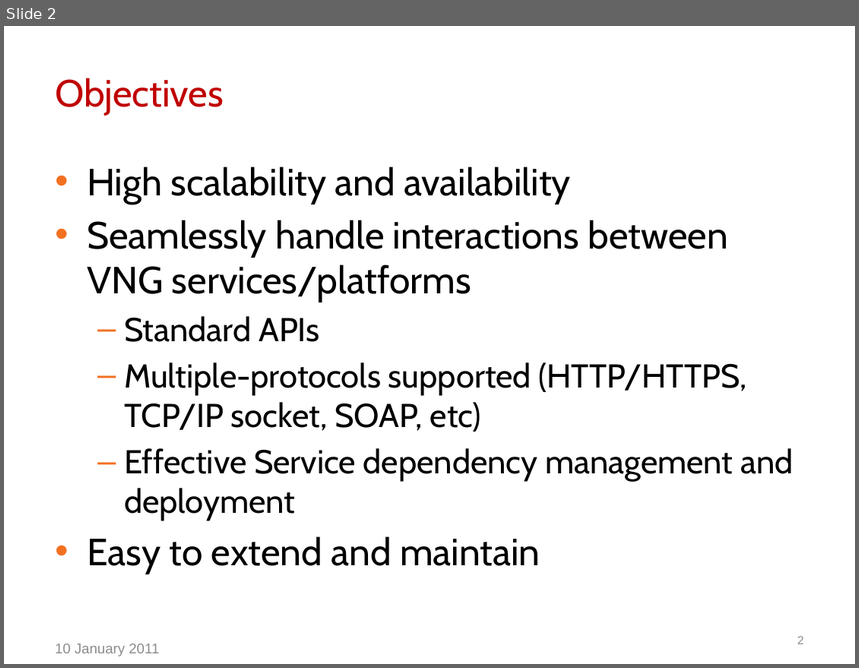
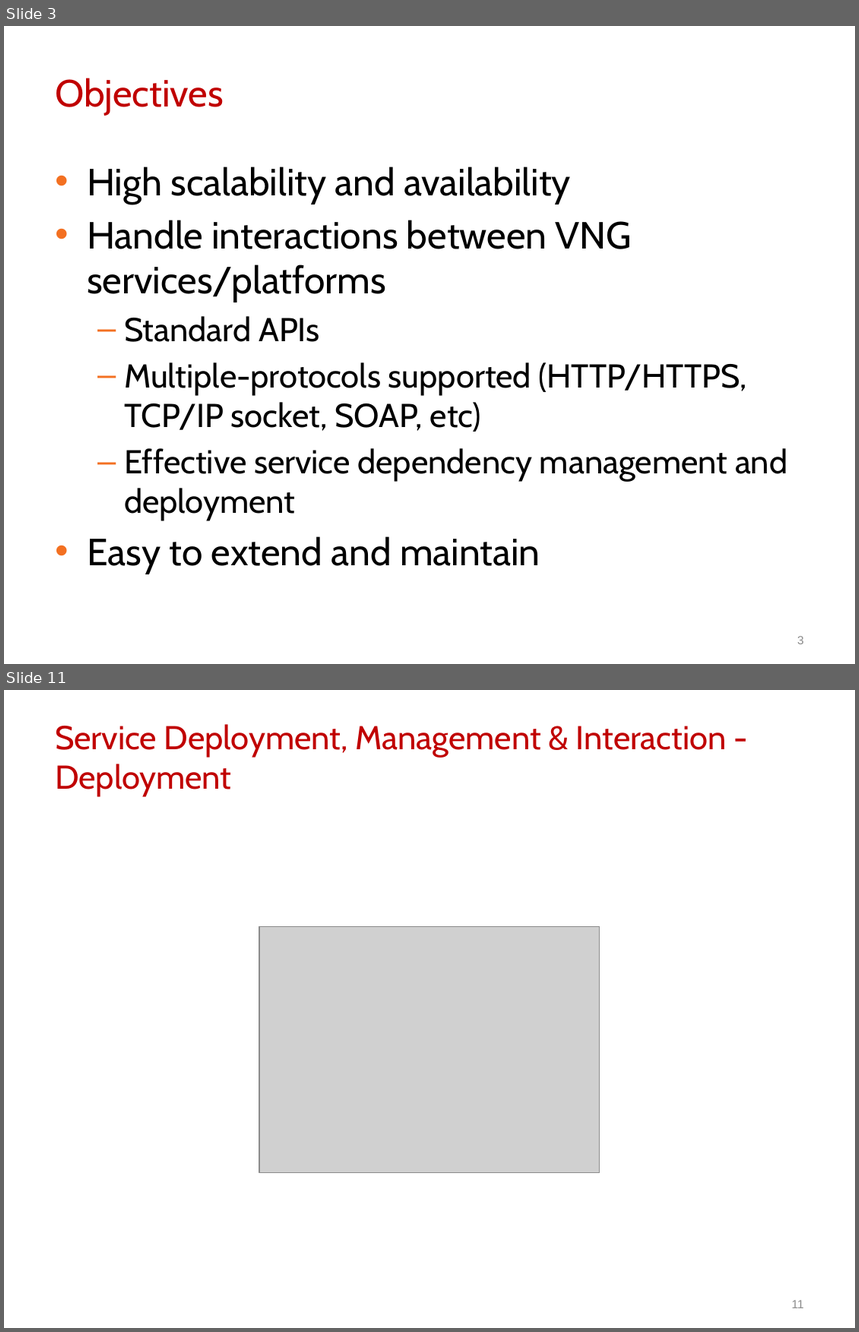
Before and after one commit to btnguyen2k/btnguyen2k-personal, a slide deck: vng-ip/NewIP/docs/Design/NewIP.pptx. Shown one above the other, each under a label of ours: slide 2 before the commit, slides 3 and 11 after it; the slides between them are not shown. The pictures are 859x668 and 859x1332 pixels, drawn with LibreOffice and Linux fonts; fonts in the diff are those of the drawing; grey boxes stand for pictures; background and template pictures are left out. Boxes give left, top, right and bottom in pixels: in the first picture for what was removed or moved away, otherwise in the second. Text is boxed around its words. In the diff, an @@ line names an element or a change of style, - is before the commit and + after.

```diff
--- a/vng-ip/NewIP/docs/Design/NewIP.pptx
+++ b/vng-ip/NewIP/docs/Design/NewIP.pptx
@@ slide 11 added at box(4, 690, 855, 1328), background picture (left out) @@
@@ title added at box(55, 724, 727, 796), 28 pt, text #C00000 @@
+Service Deployment, Management & Interaction - Deployment
@@ picture added at box(259, 926, 600, 1173) @@
@@ page number added at box(792, 1300, 804, 1309), 10 pt, text #8C8C8C @@
+11
@@ what was slide 2 is now slide 3 @@
@@ slide 3 changed as well @@
@@ text at box(87, 220, 633, 302): text changed @@
-• Seamlessly handle interactions between VNG services/platforms
+• Handle interactions between VNG services/platforms
@@ text at box(124, 449, 788, 522): text changed @@
-  – Effective Service dependency management and deployment
+  – Effective service dependency management and deployment
@@ page number at box(797, 636, 804, 645): text changed @@
-2
+3
@@ text removed at box(55, 644, 159, 657) @@
-10 January 2011
```
Also in this commit, not shown: 1 other slide changed, 10 other slides added, 3 other files.
